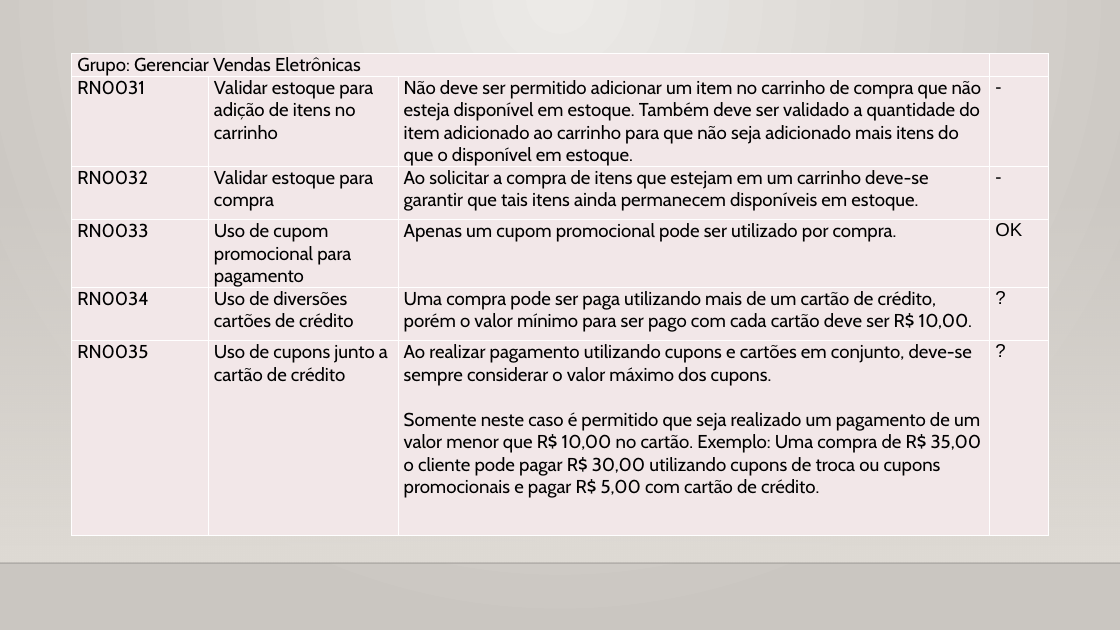
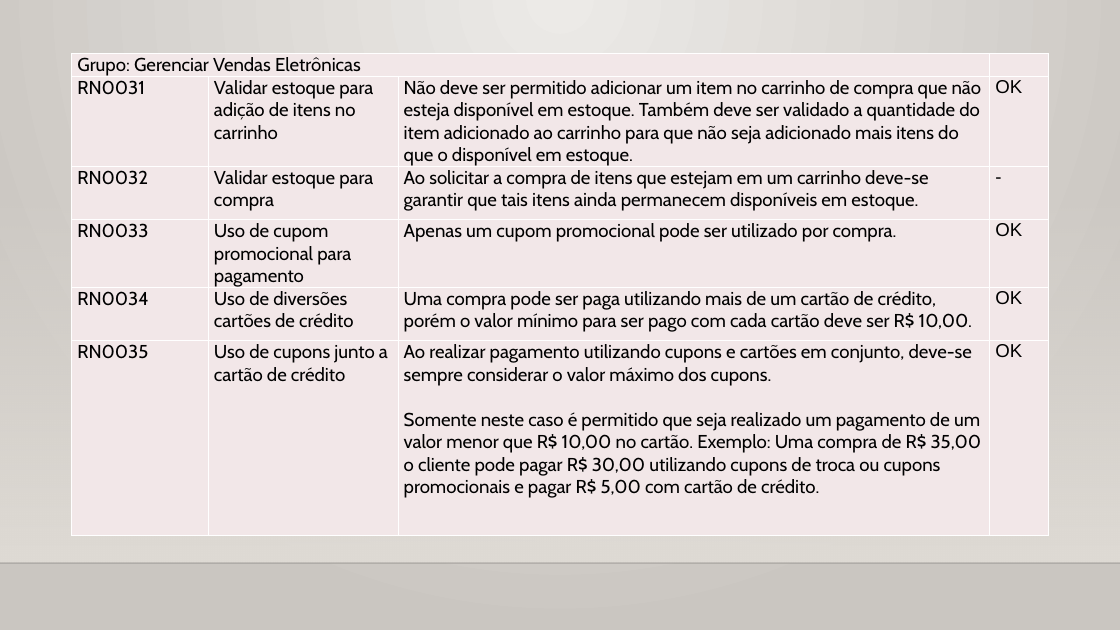
Before and after one commit to gabriellima09/DrinkIt, a slide deck: slide 13 of DrinkIt.WebApp/Artifacts/Documentação do projeto.pptx. Drawn at 1120x630 pixels with LibreOffice and Linux fonts; fonts in the diff are those of the drawing; background and template pictures are left out. Boxes give left, top, right and bottom in pixels: in the first picture for what was removed or moved away, otherwise in the second. Text is boxed around its words. In the diff, an @@ line names an element or a change of style, - is before the commit and + after.

```diff
--- a/DrinkIt.WebApp/Artifacts/Documentação do projeto.pptx
+++ b/DrinkIt.WebApp/Artifacts/Documentação do projeto.pptx
@@ table at (71,54,1049,534) @@
-row 2, column 4: -
+row 2, column 4: OK
-row 5, column 4: ?
+row 5, column 4: OK
-row 6, column 4: ?
+row 6, column 4: OK
```
Also in this commit, not shown: 8 other slides changed, 4 other files.
